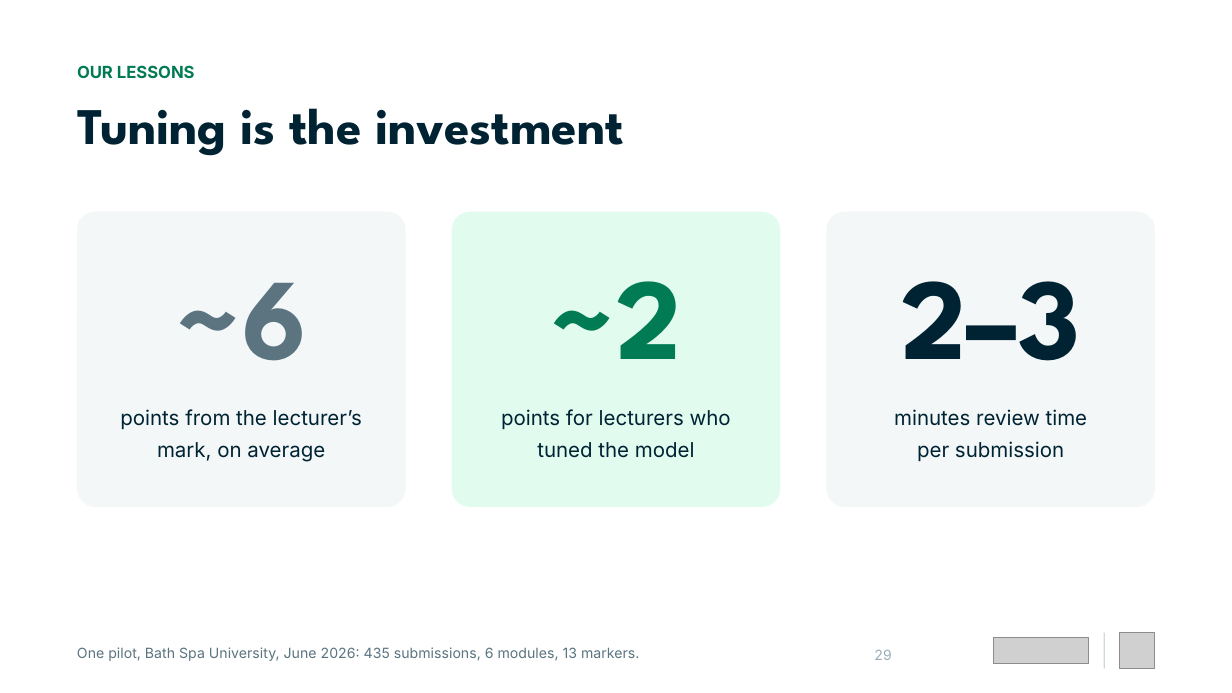
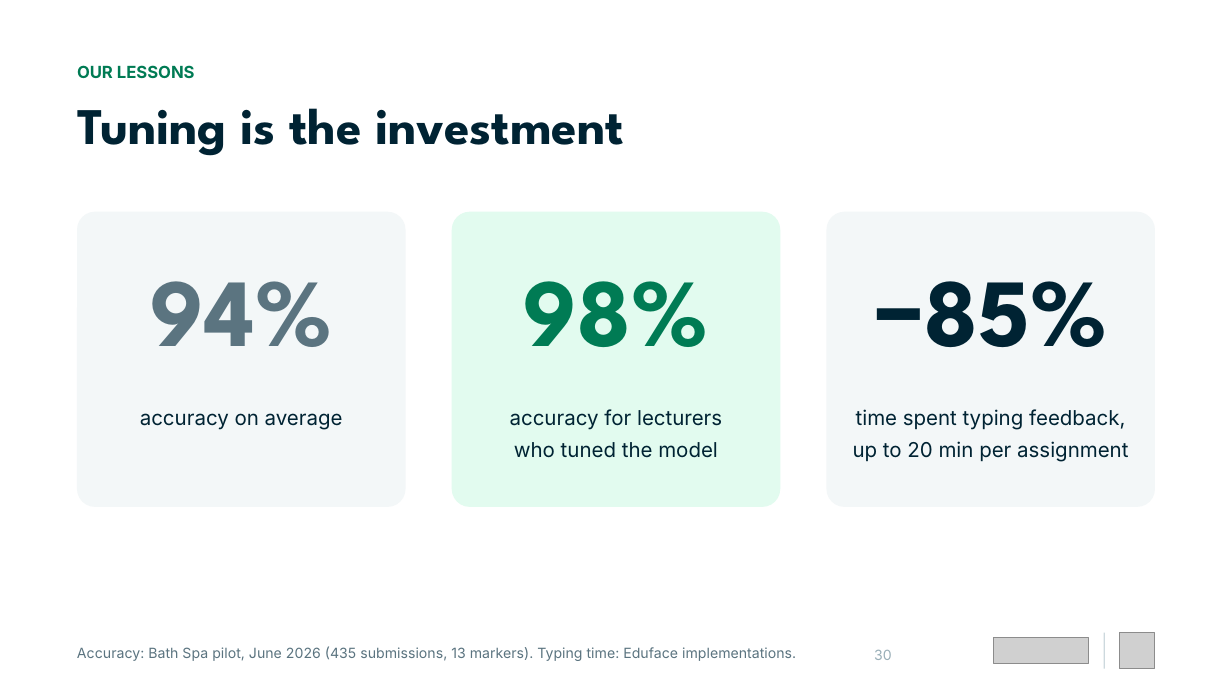
Before and after one commit to Dante-Eduface/Claude, a slide deck: slide 30 of GTM/Event manager/jisc-webinar/deck/jisc-webinar-bewerkbaar.pptx (slide 29 before the commit). Drawn at 1232x693 pixels with LibreOffice and Linux fonts; fonts in the diff are those of the drawing; grey boxes stand for pictures. Boxes give left, top, right and bottom in pixels: in the first picture for what was removed or moved away, otherwise in the second. Text is boxed around its words. In the diff, an @@ line names an element or a change of style, - is before the commit and + after.

```diff
--- a/GTM/Event manager/jisc-webinar/deck/jisc-webinar-bewerkbaar.pptx
+++ b/GTM/Event manager/jisc-webinar/deck/jisc-webinar-bewerkbaar.pptx
@@ text at (x1=151, y1=281, x2=332, y2=347): text changed; size 90 to 75 pt @@
-~6
+94%
@@ text at (x1=524, y1=281, x2=709, y2=347): text changed; size 90 to 75 pt @@
-~2
+98%
@@ text at (x1=874, y1=281, x2=1106, y2=347): text changed; size 90 to 75 pt @@
-2–3
+−85%
@@ text at (x1=140, y1=413, x2=343, y2=430): text changed @@
-points from the lecturer’s
-mark, on average
+accuracy on average
@@ text at (x1=510, y1=409, x2=722, y2=458): text changed @@
-points for lecturers who
-tuned the model
+accuracy for lecturers
+who tuned the model
@@ text at (x1=853, y1=409, x2=1128, y2=462): text changed @@
-minutes review time
-per submission
+time spent typing feedback,
+up to 20 min per assignment
@@ text at (x1=77, y1=646, x2=796, y2=661): text changed @@
-One pilot, Bath Spa University, June 2026: 435 submissions, 6 modules, 13 markers.
+Accuracy: Bath Spa pilot, June 2026 (435 submissions, 13 markers). Typing time: Eduface implementations.
@@ text at (x1=874, y1=650, x2=892, y2=660): text changed @@
-29
+30
```
Also in this commit, not shown: 13 other slides changed, 4 slides added, 5 slides removed, 32 other files.
